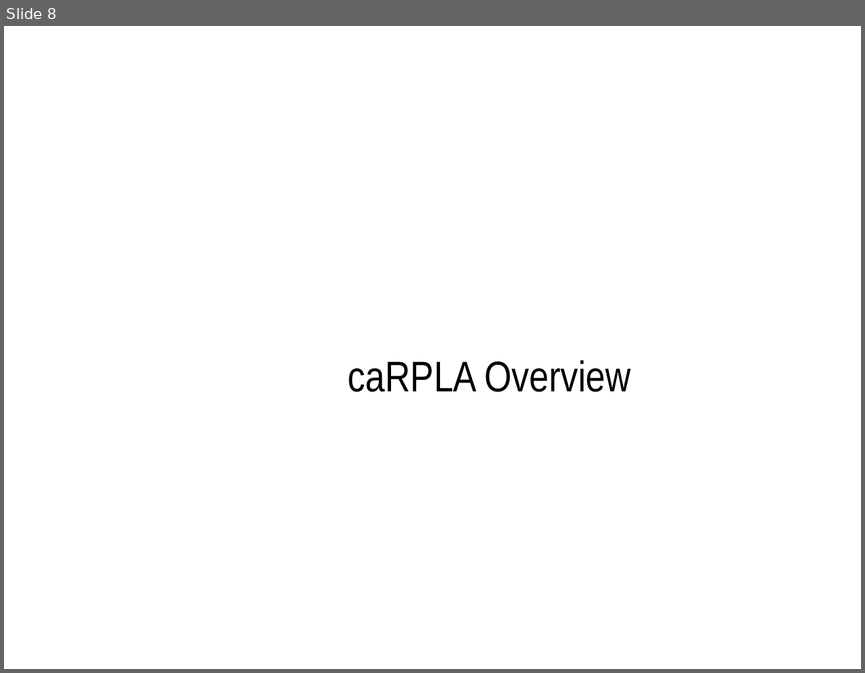
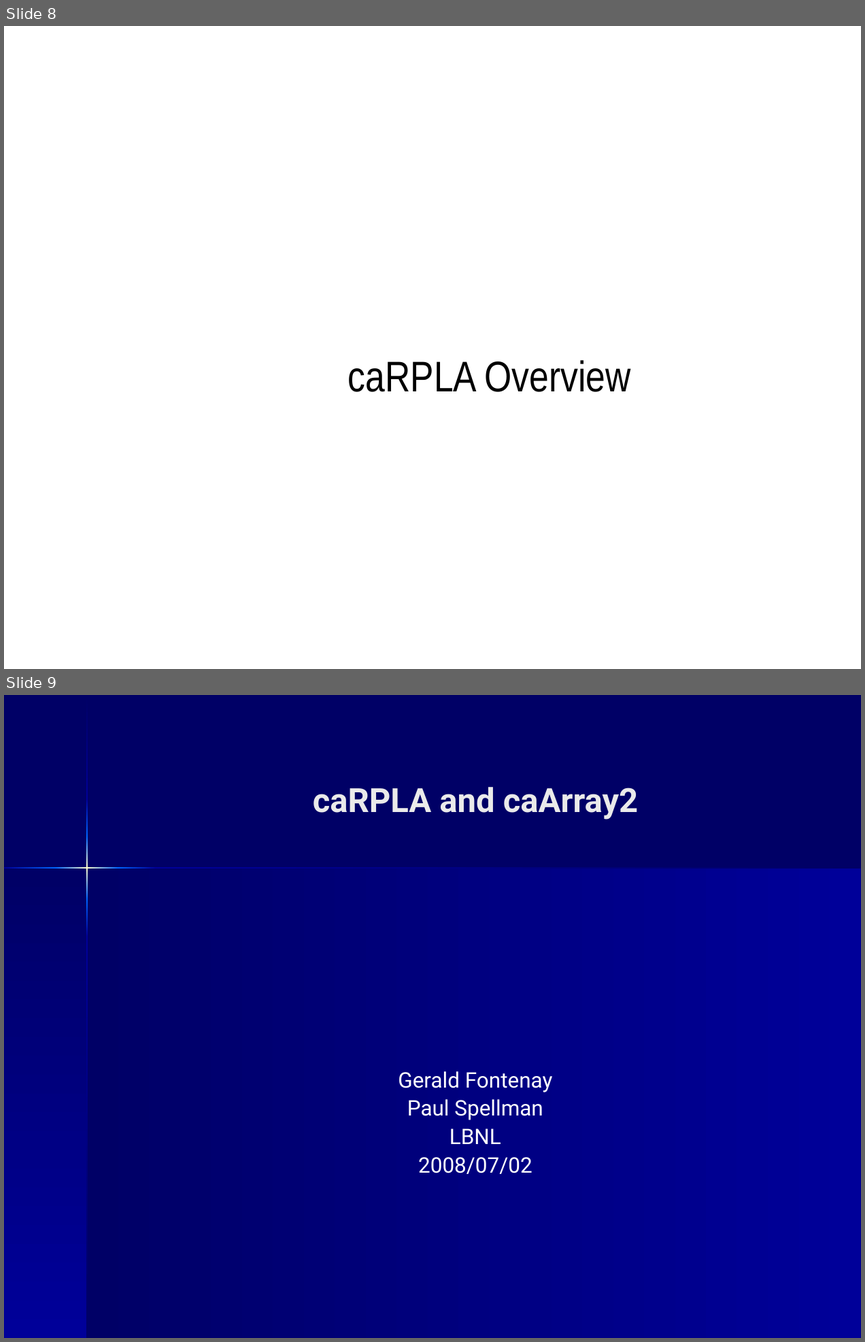
Before and after one commit to NCIP/caarray-docs, a slide deck: project_management/open_meetings/caArray User Community Meeting July2.ppt. Shown one above the other, each under a label of ours: slide 8 before the commit, slides 8 and 9 after it. The pictures are 865x673 and 865x1342 pixels, drawn with LibreOffice and Linux fonts; fonts in the diff are those of the drawing; background and template pictures are left out. Boxes give left, top, right and bottom in pixels: in the first picture for what was removed or moved away, otherwise in the second. Text is boxed around its words. In the diff, an @@ line names an element or a change of style, - is before the commit and + after.

Commit message:
added Gerald's slides

```diff
--- a/project_management/open_meetings/caArray User Community Meeting July2.ppt
+++ b/project_management/open_meetings/caArray User Community Meeting July2.ppt
@@ slide 9 added at (x1=4, y1=695, x2=861, y2=1338), background #000066 @@
@@ title added at (x1=313, y1=787, x2=638, y2=819), 28 pt, text #EAEAEA, bold @@
+caRPLA and caArray2
@@ group added at (x1=4, y1=696, x2=861, y2=1338): 11 freeform shapes @@
@@ subtitle added at (x1=398, y1=1071, x2=553, y2=1174), 18 pt, text #FFFFFF @@
+Gerald Fontenay
+Paul Spellman
+LBNL
+2008/07/02
```
Also in this commit, not shown: 10 other slides added.
